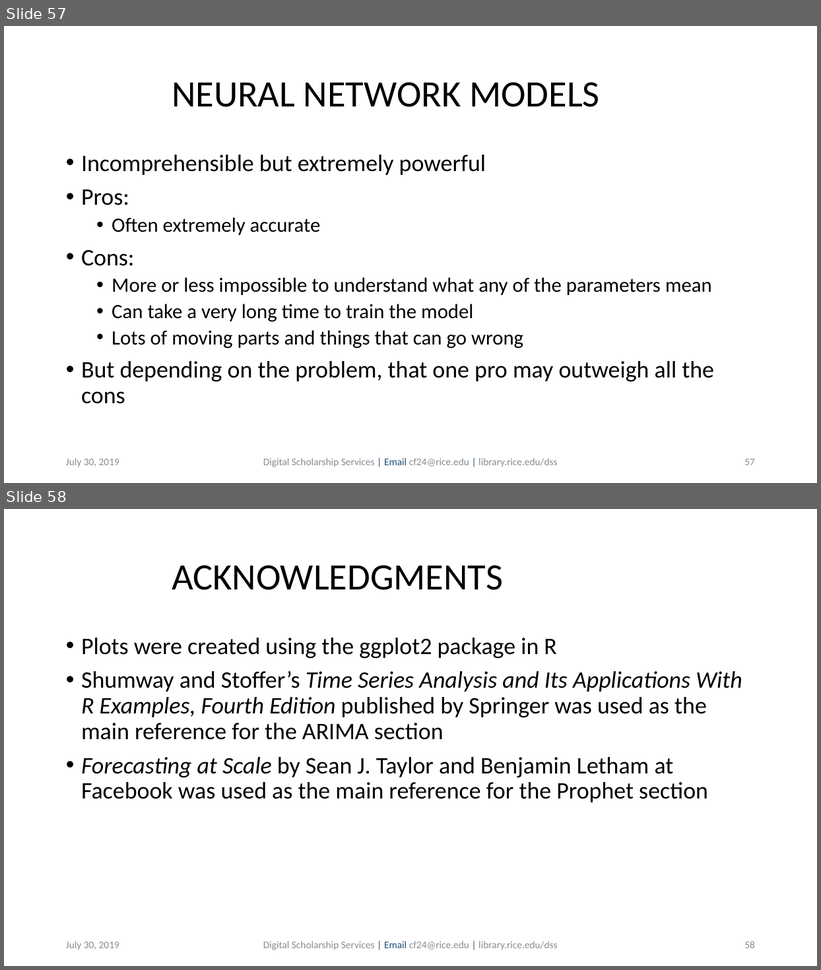
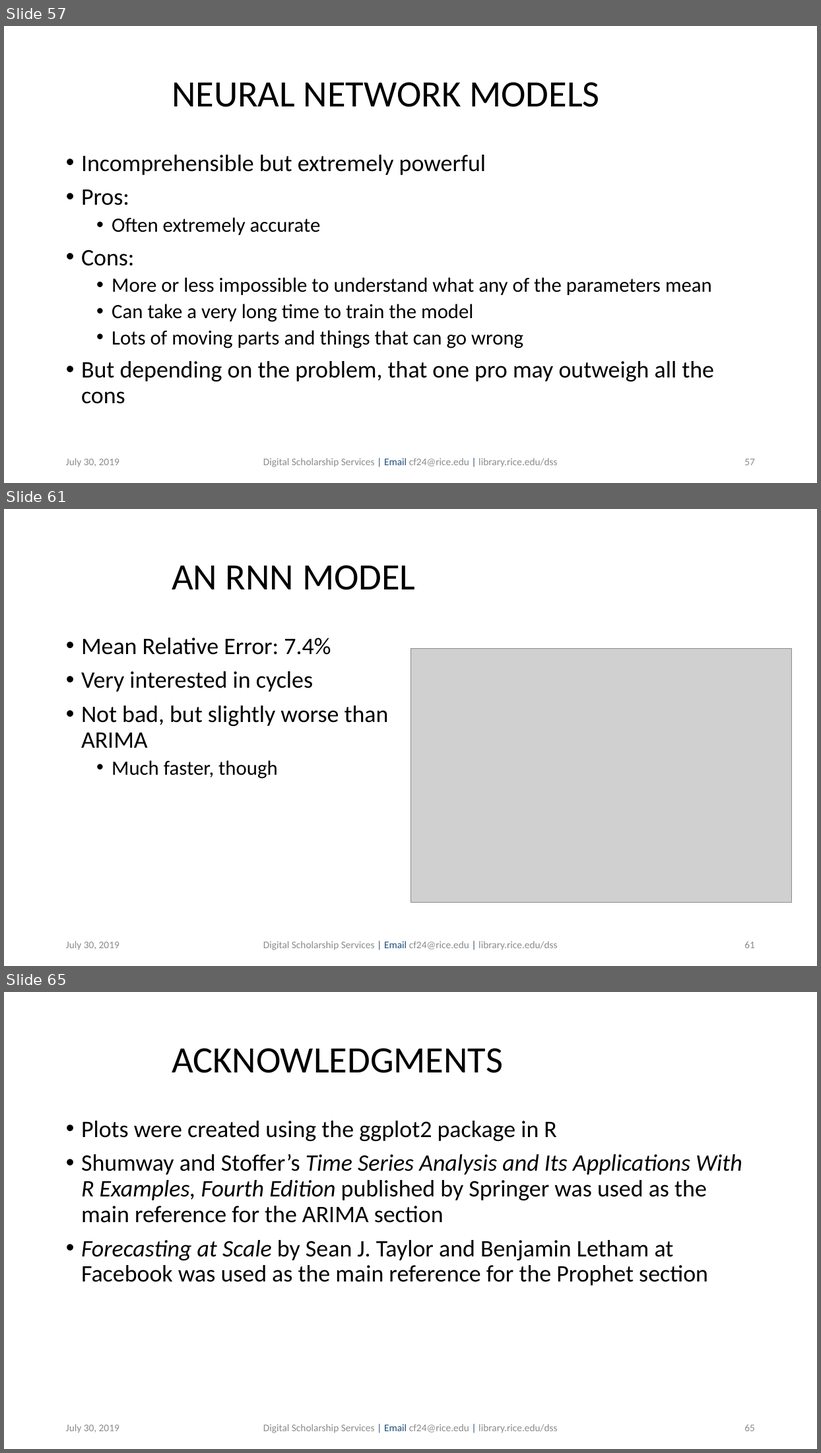
Before and after one commit to bakitybacon/rice-data-and-donuts, a slide deck: tsa/Introduction to Time Series Analysis.pptx. Shown one above the other, each under a label of ours: slides 57 and 58 before the commit, slides 57, 61 and 65 after it; the slides between them are not shown. The pictures are 821x970 and 821x1453 pixels, drawn with LibreOffice and Linux fonts; fonts in the diff are those of the drawing; grey boxes stand for pictures; background and template pictures are left out. Boxes give left, top, right and bottom in pixels: in the first picture for what was removed or moved away, otherwise in the second. Text is boxed around its words. In the diff, an @@ line names an element or a change of style, - is before the commit and + after.

```diff
--- a/tsa/Introduction to Time Series Analysis.pptx
+++ b/tsa/Introduction to Time Series Analysis.pptx
@@ slide 61 added at (4,509,817,966), background #FFFFFF @@
@@ title added at (172,565,416,590), 44 pt, text #000000 @@
+AN RNN MODEL
@@ text added at (81,638,389,779), 28 pt, text #000000 @@
+• Mean Relative Error: 7.4%
+• Very interested in cycles
+• Not bad, but slightly worse than ARIMA
+  • Much faster, though
@@ picture added at (411,649,792,903) @@
@@ text added at (66,941,120,951), 12 pt, text #8C8C8C @@
+July 30, 2019
@@ text added at (263,941,557,951), 12 pt, text #8C8C8C @@
+Digital Scholarship Services | Email cf24@rice.edu | library.rice.edu/dss
@@ page number added at (745,941,755,949), 12 pt, text #8C8C8C @@
+61
@@ what was slide 58 is now slide 65 @@
@@ page number at (745,1424,755,1432): text changed @@
-58
+65
```
Also in this commit, not shown: 6 other slides added.
